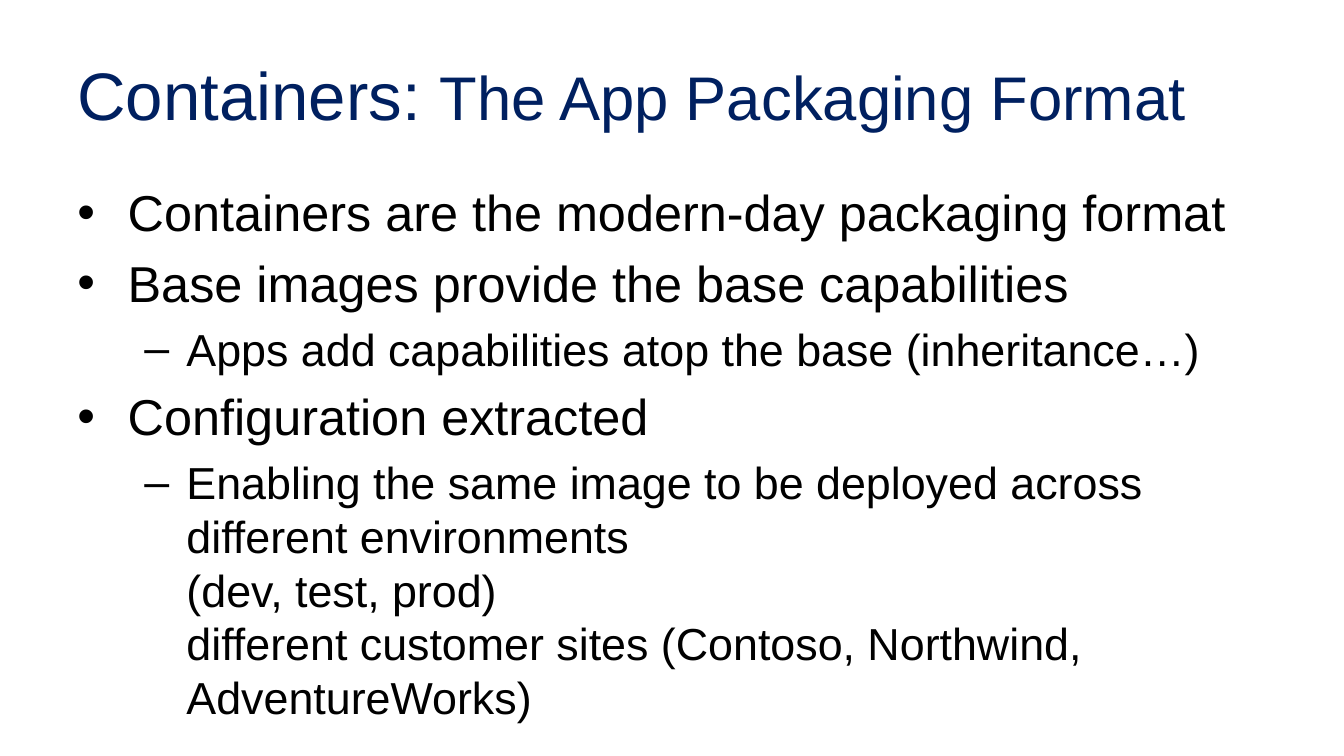
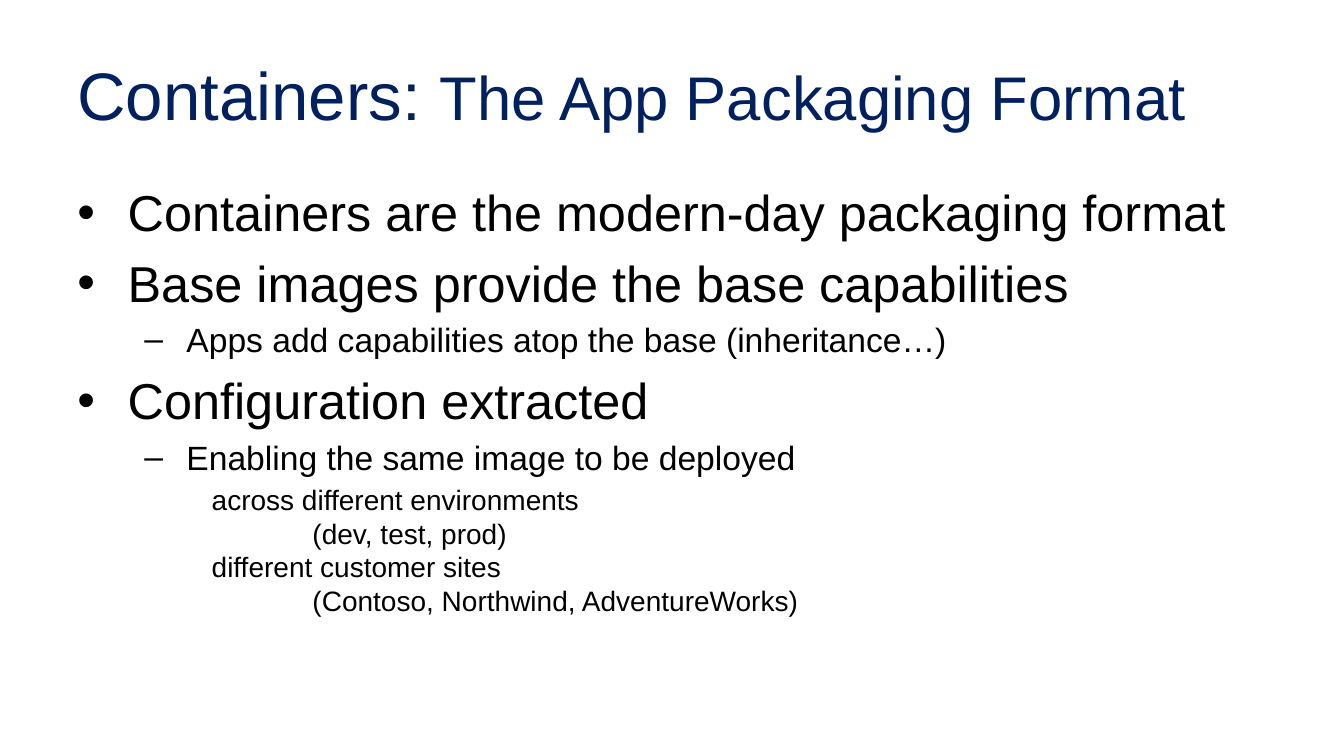
Before and after one commit to SteveLasker/Presentations, a slide deck: slide 2 of CloudContainersLive19-OSandFxPatching.pptx. Drawn at 1344x756 pixels with LibreOffice and Linux fonts; fonts in the diff are those of the drawing; background and template pictures are left out. Boxes give left, top, right and bottom in pixels: in the first picture for what was removed or moved away, otherwise in the second. Text is boxed around its words. In the diff, an @@ line names an element or a change of style, - is before the commit and + after.

Commit message:
Deck Updates

```diff
--- a/CloudContainersLive19-OSandFxPatching.pptx
+++ b/CloudContainersLive19-OSandFxPatching.pptx
@@ text at (186, 327, 946, 359): size 32 to 24 pt in "Apps add capabilities atop the base (inheritance…)"; less space between paragraphs @@
@@ text at (186, 445, 798, 616): text changed; size 32 to 20 pt @@
-  – Enabling the same image to be deployed across different environments
-    (dev, test, prod)
-    different customer sites (Contoso, Northwind, AdventureWorks)
+  – Enabling the same image to be deployed
+    across different environments
+    (dev, test, prod)
+    different customer sites
+    (Contoso, Northwind, AdventureWorks)
```
Also in this commit, not shown: 4 other slides changed, 4 slides added, 1 slide removed, 2 other files.
